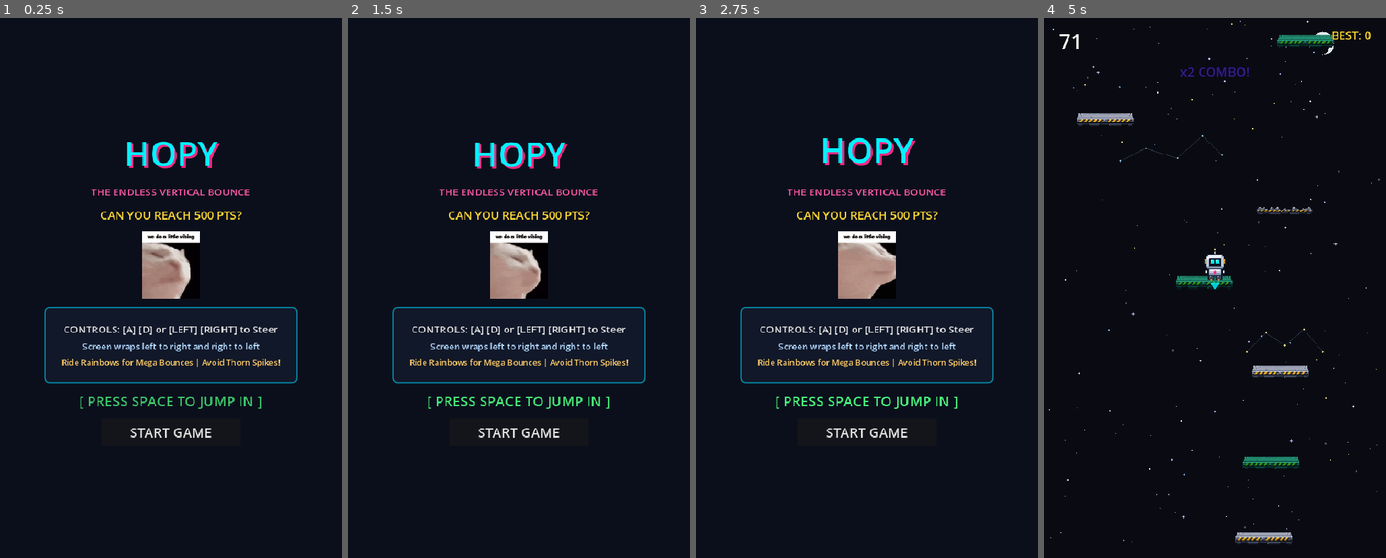
Above: before the commit, frames 1-4 (left to right).
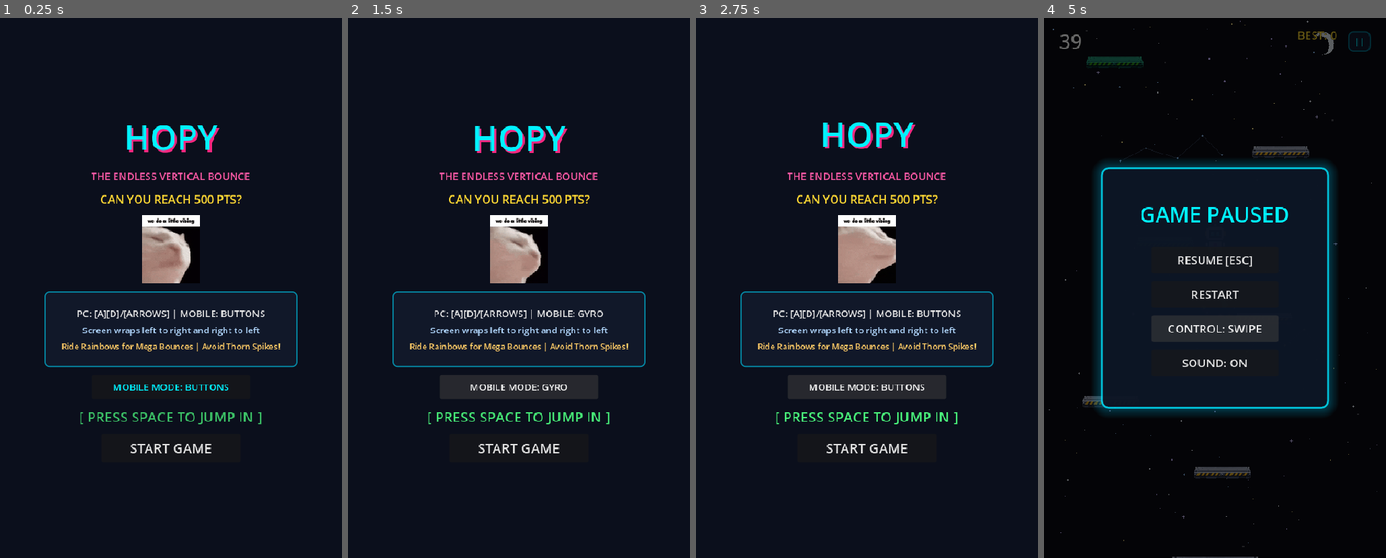
Above: after the commit, the same moments.

Repository: DevireddyNehal/Hopy
Game: Godot game, scene res://scenes/TitleScreen.tscn
Two runs of this game, one before a commit and one after it. Both use one fixed random seed, a clock stepped at 60 frames per second and the inputs below.
Inputs (mouse positions are in pixels of both pictures, inside the frame that each line leads up to):
- Up to frame 1 (0.25 s): no input
- Up to frame 2 (1.5 s): click (519, 385) at 0.5 s, where only the run after the commit has a clickable "MOBILE MODE: BUTTONS"; click (519, 385) at 1.25 s, where only the run after the commit has a clickable "MOBILE MODE: SWIPE"
- Up to frame 3 (2.75 s): click (867, 385) at 2 s, where only the run after the commit has a clickable "MOBILE MODE: GYRO"
- Up to frame 4 (5 s): click "START GAME" at 2.75 s; click (1358, 39) at 3.5 s, where only the run after the commit has a clickable "||"; click (1215, 331) at 4.25 s, where only the run after the commit has a clickable "CONTROL: BUTTONS"

The runs differ from the first frame. In frame 1, 8.2% of the frame differs, in the area x 12-88%, y 19-81%; in frame 2, 9.1%; in frame 3, 9.1%; in frame 4, 9.4%, in the area x 1-99%, y 0-100%.

Commit message:
feat: add 3 mobile control modes (Gyro, Swipe, Buttons) while preserving PC keyboard compatibility

Diff:
--- a/project.godot
+++ b/project.godot
@@ -31,6 +31,11 @@
 window/stretch/mode="canvas_items"
 window/stretch/aspect="expand"
 
+[input_devices]
+
+pointing/emulate_touch_from_mouse=true
+pointing/emulate_mouse_from_touch=true
+
 [rendering]
 
 textures/canvas_textures/default_texture_filter=0
--- a/scenes/HUD.tscn
+++ b/scenes/HUD.tscn
@@ -1,7 +1,42 @@
-[gd_scene load_steps=17 format=3]
+[gd_scene load_steps=20 format=3]
 
 [ext_resource type="Script" path="res://scripts/ui/hud.gd" id="1_hud"]
 
+[sub_resource type="StyleBoxFlat" id="StyleBoxFlat_touch_btn"]
+bg_color = Color(0.08, 0.12, 0.22, 0.55)
+border_width_left = 2
+border_width_top = 2
+border_width_right = 2
+border_width_bottom = 2
+border_color = Color(0, 0.85, 1, 0.6)
+corner_radius_top_left = 16
+corner_radius_top_right = 16
+corner_radius_bottom_right = 16
+corner_radius_bottom_left = 16
+
+[sub_resource type="StyleBoxFlat" id="StyleBoxFlat_touch_pressed"]
+bg_color = Color(0, 0.85, 1, 0.35)
+border_width_left = 2
+border_width_top = 2
+border_width_right = 2
+border_width_bottom = 2
+border_color = Color(0.3, 0.95, 1, 0.9)
+corner_radius_top_left = 16
+corner_radius_top_right = 16
+corner_radius_bottom_right = 16
+corner_radius_bottom_left = 16
+
+[sub_resource type="StyleBoxFlat" id="StyleBoxFlat_pause_btn"]
+bg_color = Color(0.08, 0.12, 0.22, 0.7)
+border_width_left = 2
+border_width_top = 2
+border_width_right = 2
+border_width_bottom = 2
+border_color = Color(0, 0.85, 1, 0.5)
+corner_radius_top_left = 8
+corner_radius_top_right = 8
+corner_radius_bottom_right = 8
+corner_radius_bottom_left = 8
 
 [sub_resource type="LabelSettings" id="LabelSettings_score"]
 font_size = 32
@@ -172,6 +207,22 @@
 text = "BEST: 0"
 label_settings = SubResource("LabelSettings_best")
 
+[node name="PauseSpacer" type="Control" parent="Control/MarginContainer/TopBar"]
+custom_minimum_size = Vector2(10, 0)
+layout_mode = 2
+
+[node name="PauseButton" type="Button" parent="Control/MarginContainer/TopBar"]
+unique_name_in_owner = true
+custom_minimum_size = Vector2(36, 32)
+layout_mode = 2
+size_flags_vertical = 4
+focus_mode = 0
+theme_override_colors/font_color = Color(0, 0.95, 1, 1)
+theme_override_font_sizes/font_size = 14
+theme_override_styles/normal = SubResource("StyleBoxFlat_pause_btn")
+theme_override_styles/hover = SubResource("StyleBoxFlat_pause_btn")
+text = "||"
+
 [node name="ComboContainer" type="Control" parent="Control"]
 visible = false
 layout_mode = 1
@@ -368,3 +419,56 @@
 label_settings = SubResource("LabelSettings_inverted")
 horizontal_alignment = 1
 vertical_alignment = 1
+
+[node name="TouchControls" type="Control" parent="Control"]
+unique_name_in_owner = true
+layout_mode = 1
+anchors_preset = 12
+anchor_top = 1.0
+anchor_right = 1.0
+anchor_bottom = 1.0
+offset_top = -120.0
+grow_horizontal = 2
+grow_vertical = 0
+mouse_filter = 2
+
+[node name="TouchLeft" type="Button" parent="Control/TouchControls"]
+unique_name_in_owner = true
+layout_mode = 1
+anchors_preset = 2
+anchor_top = 1.0
+anchor_bottom = 1.0
+offset_left = 18.0
+offset_top = -100.0
+offset_right = 128.0
+offset_bottom = -20.0
+grow_vertical = 0
+focus_mode = 0
+theme_override_colors/font_color = Color(0, 0.95, 1, 1)
+theme_override_font_sizes/font_size = 32
+theme_override_styles/normal = SubResource("StyleBoxFlat_touch_btn")
+theme_override_styles/hover = SubResource("StyleBoxFlat_touch_btn")
+theme_override_styles/pressed = SubResource("StyleBoxFlat_touch_pressed")
+text = "<"
+
+[node name="TouchRight" type="Button" parent="Control/TouchControls"]
+unique_name_in_owner = true
+layout_mode = 1
+anchors_preset = 3
+anchor_left = 1.0
+anchor_top = 1.0
+anchor_right = 1.0
+anchor_bottom = 1.0
+offset_left = -128.0
+offset_top = -100.0
+offset_right = -18.0
+offset_bottom = -20.0
+grow_horizontal = 0
+grow_vertical = 0
+focus_mode = 0
+theme_override_colors/font_color = Color(0, 0.95, 1, 1)
+theme_override_font_sizes/font_size = 32
+theme_override_styles/normal = SubResource("StyleBoxFlat_touch_btn")
+theme_override_styles/hover = SubResource("StyleBoxFlat_touch_btn")
+theme_override_styles/pressed = SubResource("StyleBoxFlat_touch_pressed")
+text = ">"
--- a/scenes/PauseScreen.tscn
+++ b/scenes/PauseScreen.tscn
@@ -37,9 +37,9 @@
 anchor_right = 0.5
 anchor_bottom = 0.5
 offset_left = -180.0
-offset_top = -160.0
+offset_top = -190.0
 offset_right = 180.0
-offset_bottom = 160.0
+offset_bottom = 190.0
 grow_horizontal = 2
 grow_vertical = 2
 theme_override_styles/panel = SubResource("StyleBoxFlat_pause")
@@ -84,6 +84,15 @@
 theme_override_font_sizes/font_size = 18
 text = "RESTART"
 
+[node name="ControlModeButton" type="Button" parent="Panel/Margin/VBox"]
+unique_name_in_owner = true
+custom_minimum_size = Vector2(200, 42)
+layout_mode = 2
+size_flags_horizontal = 4
+focus_mode = 0
+theme_override_font_sizes/font_size = 18
+text = "CONTROL: BUTTONS"
+
 [node name="MuteButton" type="Button" parent="Panel/Margin/VBox"]
 unique_name_in_owner = true
 custom_minimum_size = Vector2(200, 42)
--- a/scenes/TitleScreen.tscn
+++ b/scenes/TitleScreen.tscn
@@ -101,10 +101,11 @@
 alignment = 1
 
 [node name="ControlsInfo" type="Label" parent="Center/VBox/InstructionsPanel/Margin/InfoVBox"]
+unique_name_in_owner = true
 layout_mode = 2
 theme_override_colors/font_color = Color(0.9, 0.9, 0.9, 1)
-theme_override_font_sizes/font_size = 16
-text = "CONTROLS: [A] [D] or [LEFT] [RIGHT] to Steer"
+theme_override_font_sizes/font_size = 15
+text = "PC: [A][D] or [ARROWS] | MOBILE: BUTTONS"
 horizontal_alignment = 1
 
 [node name="WrapInfo" type="Label" parent="Center/VBox/InstructionsPanel/Margin/InfoVBox"]
@@ -120,6 +121,16 @@
 theme_override_font_sizes/font_size = 13
 text = "Ride Rainbows for Mega Bounces | Avoid Thorn Spikes!"
 horizontal_alignment = 1
+
+[node name="ControlModeButton" type="Button" parent="Center/VBox"]
+unique_name_in_owner = true
+custom_minimum_size = Vector2(250, 38)
+layout_mode = 2
+size_flags_horizontal = 4
+focus_mode = 0
+theme_override_colors/font_color = Color(0, 0.95, 1, 1)
+theme_override_font_sizes/font_size = 15
+text = "MOBILE MODE: BUTTONS"
 
 [node name="StartPrompt" type="Label" parent="Center/VBox"]
 unique_name_in_owner = true
--- a/scripts/game_state.gd
+++ b/scripts/game_state.gd
@@ -66,6 +66,81 @@
 signal controls_inverted()                     # Fired when controls invert for 5s
 signal controls_restored()                     # Fired when controls return to normal
 
+# ==============================================================================
+# MOBILE CONTROL SETTINGS (BUTTONS, SWIPE, GYRO)
+# ==============================================================================
+enum ControlMode { BUTTONS, SWIPE, GYRO }
+
+const CONTROL_MODE_PATH: String = "user://control_mode.txt"
+
+signal control_mode_changed(new_mode: int)
+signal pause_requested()
+
+var control_mode: int = ControlMode.BUTTONS
+var mobile_steer: float = 0.0
+var touch_btn_left: bool = false
+var touch_btn_right: bool = false
+
+func get_control_mode_name(mode: int = -1) -> String:
+	var m = control_mode if mode == -1 else mode
+	match m:
+		ControlMode.BUTTONS:
+			return "BUTTONS"
+		ControlMode.SWIPE:
+			return "SWIPE"
+		ControlMode.GYRO:
+			return "GYRO"
+		_:
+			return "BUTTONS"
+
+func cycle_control_mode() -> int:
+	var next_mode = (control_mode + 1) % 3
+	set_control_mode(next_mode)
+	return control_mode
+
+func set_control_mode(mode: int) -> void:
+	control_mode = clampi(mode, 0, 2)
+	mobile_steer = 0.0
+	touch_btn_left = false
+	touch_btn_right = false
+	save_control_mode()
+	control_mode_changed.emit(control_mode)
+
+func load_control_mode() -> void:
+	if FileAccess.file_exists(CONTROL_MODE_PATH):
+		var file = FileAccess.open(CONTROL_MODE_PATH, FileAccess.READ)
+		if file:
+			var content = file.get_as_text().strip_edges()
+			if content.is_valid_int():
+				var loaded = int(content)
+				if loaded in [ControlMode.BUTTONS, ControlMode.SWIPE, ControlMode.GYRO]:
+					control_mode = loaded
+			file.close()
+	control_mode_changed.emit(control_mode)
+
+func save_control_mode() -> void:
+	var file = FileAccess.open(CONTROL_MODE_PATH, FileAccess.WRITE)
+	if file:
+		file.store_string(str(control_mode))
+		file.close()
+
+func set_touch_button(is_left: bool, is_down: bool) -> void:
+	if is_left:
+		touch_btn_left = is_down
+	else:
+		touch_btn_right = is_down
+
+	if control_mode == ControlMode.BUTTONS:
+		var steer = 0.0
+		if touch_btn_left:
+			steer -= 1.0
+		if touch_btn_right:
+			steer += 1.0
+		mobile_steer = steer
+
+func request_pause() -> void:
+	pause_requested.emit()
+
 const BEST_SCORE_PATH: String = "user://best.txt"
 
 # Color schemes: [Background color, Primary accent, Secondary accent] for biome transitions
@@ -94,6 +169,7 @@
 	_setup_inputs()
 	_load_audio_and_data()
 	load_best_score()
+	load_control_mode()
 
 var bounce_sounds: Array[AudioStream] = []
 
@@ -350,6 +426,9 @@
 	drunk_warning_active = false
 	are_controls_inverted = false
 	controls_warning_active = false
+	mobile_steer = 0.0
+	touch_btn_left = false
+	touch_btn_right = false
 	is_game_active = true
 	score_changed.emit(score)
 	combo_changed.emit(combo)
--- a/scripts/robot.gd
+++ b/scripts/robot.gd
@@ -25,6 +25,12 @@
 var is_falling_death: bool = false
 var last_bounce_time: float = -10.0
 var drunk_timer: float = 0.0
+
+# Mobile swipe / drag tracking
+var swipe_active: bool = false
+var swipe_start_x: float = 0.0
+var swipe_current_x: float = 0.0
+var swipe_touch_id: int = -1
 
 func _ready() -> void:
 	add_to_group("robot")
@@ -33,6 +39,66 @@
 	# Launch upward on start/restart like classic Doodle Jump!
 	velocity.y = bounce_velocity
 	_play_squash_and_stretch()
+
+func _unhandled_input(event: InputEvent) -> void:
+	if is_dead or is_falling_death:
+		return
+
+	# Swipe / Drag steering mode
+	if GameState.control_mode == GameState.ControlMode.SWIPE:
+		if event is InputEventScreenTouch:
+			if event.pressed:
+				swipe_active = true
+				swipe_touch_id = event.index
+				swipe_start_x = event.position.x
+				swipe_current_x = event.position.x
+			elif event.index == swipe_touch_id:
+				swipe_active = false
+				swipe_touch_id = -1
+				GameState.mobile_steer = 0.0
+		elif event is InputEventScreenDrag and event.index == swipe_touch_id:
+			swipe_current_x = event.position.x
+			_update_swipe_steer()
+		elif event is InputEventMouseButton:
+			if event.button_index == MOUSE_BUTTON_LEFT:
+				if event.pressed:
+					swipe_active = true
+					swipe_touch_id = 999
+					swipe_start_x = event.position.x
+					swipe_current_x = event.position.x
+				else:
+					swipe_active = false
+					swipe_touch_id = -1
+					GameState.mobile_steer = 0.0
+		elif event is InputEventMouseMotion and swipe_active and swipe_touch_id == 999:
+			swipe_current_x = event.position.x
+			_update_swipe_steer()
+
+func _update_swipe_steer() -> void:
+	var diff_x = swipe_current_x - swipe_start_x
+	var deadzone = 8.0
+	var max_drag = 65.0
+	if absf(diff_x) < deadzone:
+		GameState.mobile_steer = 0.0
+	else:
+		var effective_diff = diff_x - (signf(diff_x) * deadzone)
+		GameState.mobile_steer = clampf(effective_diff / (max_drag - deadzone), -1.0, 1.0)
+
+func _process_gyro_input() -> void:
+	# Gravity sensor provides filtered accelerometer data on devices that support it;
+	# fallback to raw accelerometer if gravity vector is zero or unavailable.
+	var grav_x = Input.get_gravity().x
+	var accel_x = Input.get_accelerometer().x
+	var raw_tilt = grav_x if absf(grav_x) > 0.05 else accel_x
+
+	# Deadzone of 0.35 m/s^2, reaches full steer at 3.5 m/s^2
+	var deadzone = 0.35
+	var max_tilt = 3.5
+	if absf(raw_tilt) < deadzone:
+		GameState.mobile_steer = 0.0
+	else:
+		var effective_tilt = raw_tilt - (signf(raw_tilt) * deadzone)
+		GameState.mobile_steer = clampf(effective_tilt / (max_tilt - deadzone), -1.0, 1.0)
 
 func get_effective_gravity() -> float:
 	var diff = clampf(float(GameState.score) / 1000.0, 0.0, 1.0)
@@ -75,9 +141,18 @@
 	if thruster:
 		thruster.visible = (velocity.y < -120.0)
 
-	# 2. Horizontal steering via ui_left and ui_right (Inverted at 500/1000 score!)
+	# 2. Gyro mode tilt processing
+	if GameState.control_mode == GameState.ControlMode.GYRO:
+		_process_gyro_input()
+
+	# 3. Horizontal steering via keyboard (ui_left / ui_right) or selected mobile control
+	var kb_steer = Input.get_axis("ui_left", "ui_right")
+	var active_axis = kb_steer
+	if absf(active_axis) < 0.01:
+		active_axis = GameState.mobile_steer
+
 	var active_invert = -1.0 if GameState.are_controls_inverted else 1.0
-	var direction = Input.get_axis("ui_left", "ui_right") * active_invert * steer_multiplier
+	var direction = active_axis * active_invert * steer_multiplier
 	var base_steer = direction * get_effective_steer_speed()
 
 	# Drunk buff mechanics: sinusoidal swaying stagger and hilarious wobble
--- a/scripts/ui/hud.gd
+++ b/scripts/ui/hud.gd
@@ -21,6 +21,10 @@
 @onready var inverted_indicator: PanelContainer = %InvertedIndicator if has_node("%InvertedIndicator") else null
 @onready var inverted_label: Label = %InvertedLabel if has_node("%InvertedLabel") else null
 @onready var drunk_indicator: PanelContainer = %DrunkIndicator if has_node("%DrunkIndicator") else null
+@onready var pause_button: Button = %PauseButton if has_node("%PauseButton") else null
+@onready var touch_controls: Control = %TouchControls if has_node("%TouchControls") else null
+@onready var touch_left: Button = %TouchLeft if has_node("%TouchLeft") else null
+@onready var touch_right: Button = %TouchRight if has_node("%TouchRight") else null
 
 func _ready() -> void:
 	GameState.score_changed.connect(_on_score_changed)
@@ -33,11 +37,24 @@
 	GameState.controls_restored.connect(_on_controls_restored)
 	GameState.drunk_warning_started.connect(_on_drunk_warning_started)
 	GameState.drunk_activated.connect(_on_drunk_activated)
+	GameState.control_mode_changed.connect(_on_control_mode_changed)
+
+	if pause_button:
+		pause_button.pressed.connect(func(): GameState.request_pause())
+
+	if touch_left:
+		touch_left.button_down.connect(func(): GameState.set_touch_button(true, true))
+		touch_left.button_up.connect(func(): GameState.set_touch_button(true, false))
+
+	if touch_right:
+		touch_right.button_down.connect(func(): GameState.set_touch_button(false, true))
+		touch_right.button_up.connect(func(): GameState.set_touch_button(false, false))
 
 	# Initial values
 	_on_score_changed(GameState.score)
 	_on_combo_changed(GameState.combo)
 	_on_best_score_changed(GameState.best_score)
+	_on_control_mode_changed(GameState.control_mode)
 	if meme_card:
 		meme_card.visible = false
 	if milestone_banner:
@@ -48,6 +65,10 @@
 		inverted_indicator.visible = false
 	if drunk_indicator:
 		drunk_indicator.visible = false
+
+func _on_control_mode_changed(new_mode: int) -> void:
+	if touch_controls:
+		touch_controls.visible = (new_mode == GameState.ControlMode.BUTTONS)
 
 func _on_score_changed(new_score: int) -> void:
 	if score_label:
--- a/scripts/ui/pause_screen.gd
+++ b/scripts/ui/pause_screen.gd
@@ -3,6 +3,7 @@
 @onready var panel: PanelContainer = %Panel
 @onready var resume_button: Button = %ResumeButton
 @onready var restart_button: Button = %RestartButton
+@onready var control_mode_button: Button = %ControlModeButton if has_node("%ControlModeButton") else null
 @onready var mute_button: Button = %MuteButton
 
 var is_paused: bool = false
@@ -11,13 +12,32 @@
 	process_mode = Node.PROCESS_MODE_ALWAYS
 	visible = false
 
+	GameState.pause_requested.connect(func():
+		if not GameState.is_game_active:
+			return
+		if is_paused:
+			resume_game()
+		else:
+			pause_game()
+	)
+
+	GameState.control_mode_changed.connect(_update_control_mode_button)
+
 	if resume_button:
 		resume_button.pressed.connect(resume_game)
 	if restart_button:
 		restart_button.pressed.connect(restart_game)
+	if control_mode_button:
+		control_mode_button.pressed.connect(func(): GameState.cycle_control_mode())
+		_update_control_mode_button(GameState.control_mode)
 	if mute_button:
 		mute_button.pressed.connect(toggle_mute)
 		_update_mute_button()
+
+func _update_control_mode_button(mode: int) -> void:
+	if not control_mode_button:
+		return
+	control_mode_button.text = "CONTROL: " + GameState.get_control_mode_name(mode)
 
 func _input(event: InputEvent) -> void:
 	if event.is_action_pressed("pause_action"):
--- a/scripts/ui/title_screen.gd
+++ b/scripts/ui/title_screen.gd
@@ -4,11 +4,19 @@
 @onready var best_label: Label = %BestLabel
 @onready var start_prompt: Label = %StartPrompt
 @onready var play_button: Button = %PlayButton
+@onready var control_mode_button: Button = %ControlModeButton if has_node("%ControlModeButton") else null
+@onready var controls_info: Label = %ControlsInfo if has_node("%ControlsInfo") else null
 
 var is_starting: bool = false
 
 func _ready() -> void:
 	GameState.load_best_score()
+	GameState.load_control_mode()
+	GameState.control_mode_changed.connect(_update_control_mode_display)
+	_update_control_mode_display(GameState.control_mode)
+
+	if control_mode_button:
+		control_mode_button.pressed.connect(func(): GameState.cycle_control_mode())
 	if best_label:
 		if GameState.best_score > 0:
 			best_label.text = "BEST RECORD: " + str(GameState.best_score)
@@ -46,3 +54,10 @@
 	# Play starting meme audio unlock (Chaliye shuru karte hain!)
 	GameState.play_start_game()
 	get_tree().change_scene_to_file("res://scenes/Main.tscn")
+
+func _update_control_mode_display(mode: int) -> void:
+	var mode_name = GameState.get_control_mode_name(mode)
+	if control_mode_button:
+		control_mode_button.text = "MOBILE MODE: " + mode_name
+	if controls_info:
+		controls_info.text = "PC: [A][D]/[ARROWS] | MOBILE: " + mode_name
--- a/tests/test_new_features.gd
+++ b/tests/test_new_features.gd
@@ -274,5 +274,73 @@
 	erratic_plat.queue_free()
 	print("✓ Movable spikes past 500 and cyclic erratic platform waves verified")
 
+	# Test 14: Mobile Controls (BUTTONS, SWIPE, GYRO) & Computer Compatibility Preservation
+	# 14.1: Modes and Cycling
+	GameState.set_control_mode(GameState.ControlMode.BUTTONS)
+	assert(GameState.control_mode == GameState.ControlMode.BUTTONS, "Control mode should be BUTTONS")
+	assert(GameState.get_control_mode_name() == "BUTTONS", "Mode name should be BUTTONS")
+	GameState.cycle_control_mode()
+	assert(GameState.control_mode == GameState.ControlMode.SWIPE, "Mode should cycle to SWIPE")
+	GameState.cycle_control_mode()
+	assert(GameState.control_mode == GameState.ControlMode.GYRO, "Mode should cycle to GYRO")
+	GameState.cycle_control_mode()
+	assert(GameState.control_mode == GameState.ControlMode.BUTTONS, "Mode should cycle back to BUTTONS")
+
+	# 14.2: BUTTONS mode steering
+	GameState.set_touch_button(true, true)
+	assert(GameState.mobile_steer == -1.0, "Left touch button should steer -1.0")
+	GameState.set_touch_button(true, false)
+	assert(GameState.mobile_steer == 0.0, "Releasing left button should reset steer to 0.0")
+	GameState.set_touch_button(false, true)
+	assert(GameState.mobile_steer == 1.0, "Right touch button should steer 1.0")
+	GameState.set_touch_button(false, false)
+	assert(GameState.mobile_steer == 0.0, "Releasing right button should reset steer to 0.0")
+
+	# 14.3: SWIPE mode drag calculation
+	var test_robot = preload("res://scenes/Robot.tscn").instantiate()
+	add_child(test_robot)
+	GameState.set_control_mode(GameState.ControlMode.SWIPE)
+	test_robot.swipe_active = true
+	test_robot.swipe_start_x = 200.0
+	test_robot.swipe_current_x = 270.0
+	test_robot._update_swipe_steer()
+	assert(is_equal_approx(GameState.mobile_steer, 1.0), "Dragging right should produce +1.0 steer")
+	test_robot.swipe_current_x = 130.0
+	test_robot._update_swipe_steer()
+	assert(is_equal_approx(GameState.mobile_steer, -1.0), "Dragging left should produce -1.0 steer")
+	test_robot.swipe_current_x = 204.0 # diff 4 < 8px deadzone
+	test_robot._update_swipe_steer()
+	assert(GameState.mobile_steer == 0.0, "Drag within deadzone should produce 0.0 steer")
+
+	# 14.4: GYRO mode handling
+	GameState.set_control_mode(GameState.ControlMode.GYRO)
+	test_robot._process_gyro_input()
+	assert(GameState.mobile_steer >= -1.0 and GameState.mobile_steer <= 1.0, "Gyro steer must be clamped [-1.0, 1.0]")
+	test_robot.queue_free()
+
+	# 14.5: Computer / PC compatibility preservation
+	assert(InputMap.has_action("ui_left"), "PC action ui_left must remain mapped")
+	assert(InputMap.has_action("ui_right"), "PC action ui_right must remain mapped")
+	assert(InputMap.has_action("start_action"), "PC action start_action must remain mapped")
+	assert(InputMap.has_action("pause_action"), "PC action pause_action must remain mapped")
+
+	# 14.6: HUD Touch Controls visibility toggling
+	var mob_hud = preload("res://scenes/HUD.tscn").instantiate()
+	add_child(mob_hud)
+	var hud_touch = mob_hud.get_node_or_null("%TouchControls")
+	var hud_pause = mob_hud.get_node_or_null("%PauseButton")
+	assert(hud_touch != null, "HUD must contain TouchControls")
+	assert(hud_pause != null, "HUD must contain PauseButton")
+	GameState.set_control_mode(GameState.ControlMode.BUTTONS)
+	assert(hud_touch.visible, "TouchControls must be visible in BUTTONS mode")
+	GameState.set_control_mode(GameState.ControlMode.SWIPE)
+	assert(not hud_touch.visible, "TouchControls must be hidden in SWIPE mode")
+	GameState.set_control_mode(GameState.ControlMode.GYRO)
+	assert(not hud_touch.visible, "TouchControls must be hidden in GYRO mode")
+	GameState.set_control_mode(GameState.ControlMode.BUTTONS)
+	assert(hud_touch.visible, "TouchControls must be visible when returning to BUTTONS mode")
+	mob_hud.queue_free()
+	print("✓ Mobile controls (BUTTONS, SWIPE, GYRO) and PC compatibility preservation verified")
+
 	print("--- ALL NEW FEATURE TESTS PASSED SUCCESSFULLY! ---\n")
 	get_tree().quit(0)
--- a/tests/test_pause_screen.gd
+++ b/tests/test_pause_screen.gd
@@ -35,5 +35,27 @@
 	assert(not get_tree().paused, "Scene tree should be unpaused")
 	print("✓ Resume verified")
 
+	# Test HUD request_pause()
+	GameState.request_pause()
+	assert(pause_screen.visible, "PauseScreen should be visible on GameState.request_pause()")
+	assert(get_tree().paused, "Scene tree should be paused on GameState.request_pause()")
+	print("✓ HUD request_pause() verified")
+
+	# Test Control Mode Cycling on PauseScreen
+	assert(pause_screen.control_mode_button != null, "ControlModeButton must exist on PauseScreen")
+	GameState.set_control_mode(GameState.ControlMode.BUTTONS)
+	assert(pause_screen.control_mode_button.text == "CONTROL: BUTTONS", "Button should show CONTROL: BUTTONS")
+	GameState.cycle_control_mode()
+	assert(GameState.control_mode == GameState.ControlMode.SWIPE, "Mode should cycle to SWIPE")
+	assert(pause_screen.control_mode_button.text == "CONTROL: SWIPE", "Button should show CONTROL: SWIPE")
+	GameState.cycle_control_mode()
+	assert(GameState.control_mode == GameState.ControlMode.GYRO, "Mode should cycle to GYRO")
+	assert(pause_screen.control_mode_button.text == "CONTROL: GYRO", "Button should show CONTROL: GYRO")
+	GameState.cycle_control_mode()
+	assert(GameState.control_mode == GameState.ControlMode.BUTTONS, "Mode should cycle back to BUTTONS")
+	assert(pause_screen.control_mode_button.text == "CONTROL: BUTTONS", "Button should show CONTROL: BUTTONS")
+	print("✓ Control mode cycling (BUTTONS -> SWIPE -> GYRO -> BUTTONS) verified")
+
+	pause_screen.resume_game()
 	print("--- PAUSE SCREEN TESTS PASSED SUCCESSFULLY! ---\n")
 	get_tree().quit(0)
--- a/tests/test_title_screen.gd
+++ b/tests/test_title_screen.gd
@@ -11,7 +11,10 @@
 	assert(title_screen.title_label.text == "HOPY", "Title must be HOPY")
 	assert(title_screen.play_button != null, "Play button must exist")
 	assert(title_screen.start_prompt != null, "Start prompt must exist")
-	print("✓ TitleScreen UI nodes verified (Title: HOPY, Best Score, Controls Card)")
+	assert(title_screen.control_mode_button != null, "Control mode button must exist on TitleScreen")
+	GameState.set_control_mode(GameState.ControlMode.BUTTONS)
+	assert(title_screen.control_mode_button.text == "MOBILE MODE: BUTTONS", "Title control mode button must reflect mode")
+	print("✓ TitleScreen UI nodes verified (Title: HOPY, Best Score, Controls Card, Mobile Mode)")
 
 	print("--- TITLE SCREEN TESTS PASSED SUCCESSFULLY! ---\n")
 	get_tree().quit(0)
